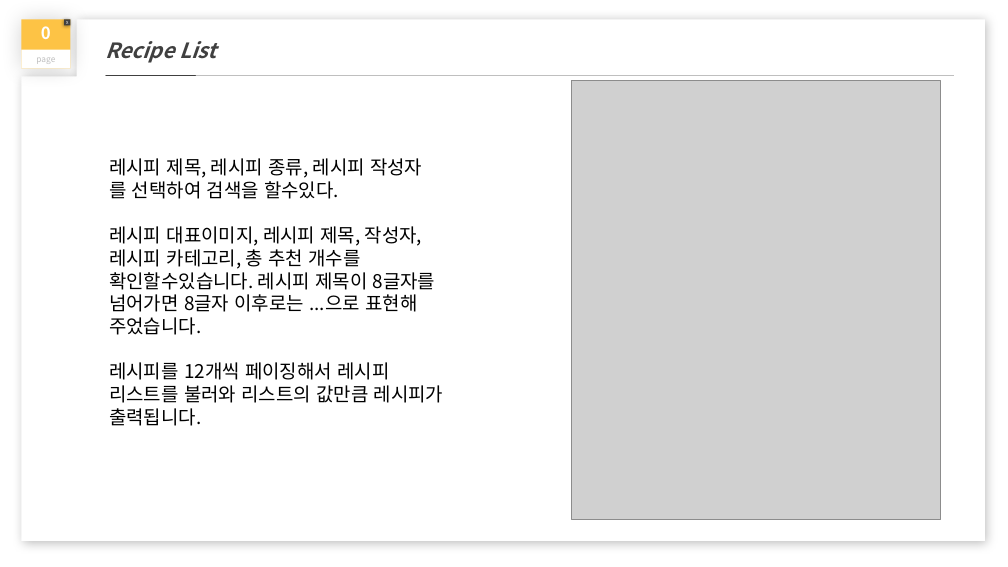
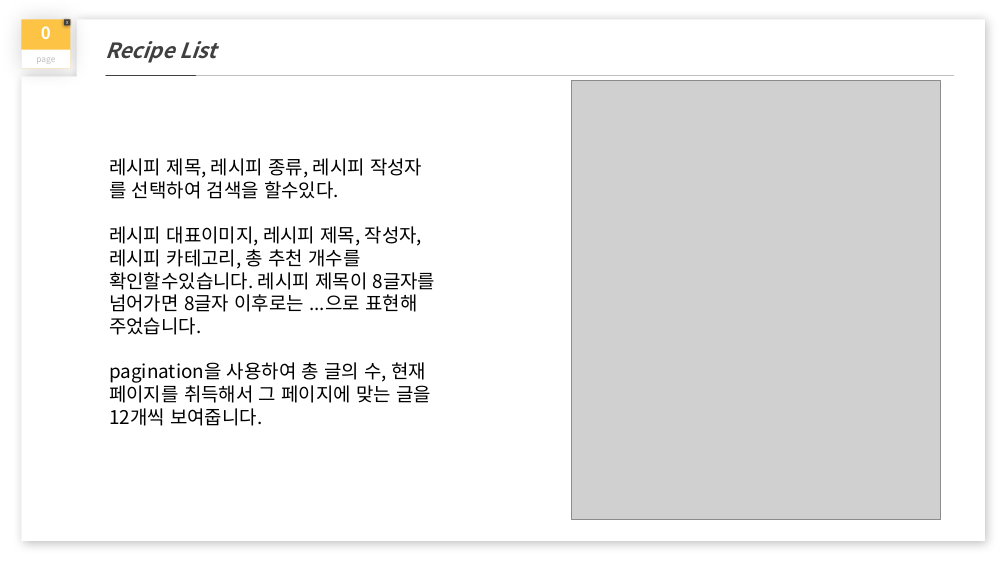
Before and after one commit to ljun0903/bc, a slide deck: slide 2 of 기술서/5조기술서_이승준.pptx. Drawn at 1008x567 pixels with LibreOffice and Linux fonts; fonts in the diff are those of the drawing; grey boxes stand for pictures. Boxes give left, top, right and bottom in pixels: in the first picture for what was removed or moved away, otherwise in the second. Text is boxed around its words. In the diff, an @@ line names an element or a change of style, - is before the commit and + after.

```diff
--- a/기술서/5조기술서_이승준.pptx
+++ b/기술서/5조기술서_이승준.pptx
@@ text at [109,362,431,426]: text changed @@
-레시피를 12개씩 페이징해서 레시피 리스트를 불러와 리스트의 값만큼 레시피가 출력됩니다.
+pagination을 사용하여 총 글의 수, 현재 페이지를 취득해서 그 페이지에 맞는 글을 12개씩 보여줍니다.
```
Also in this commit, not shown: 3 other slides changed.
